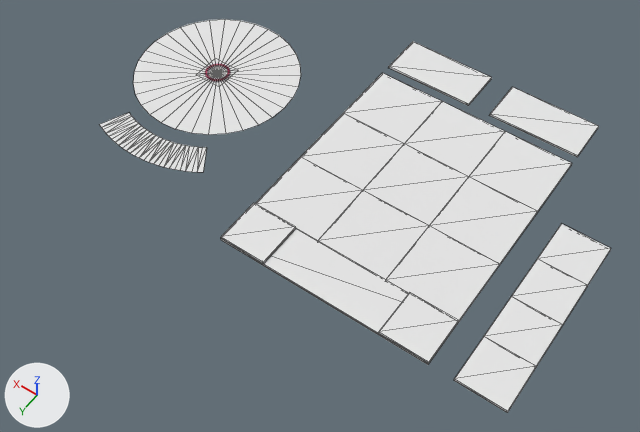
The glTF model assets/models/menu/palette.gltf as it was, and as the next commit left it.
The view is the same before and after, from a camera (50 mm lens) standing at (-0.333, 0.34, 0.443) and looking at (-0.118, 0.039, -0.029). Lighting does not change. The marker at lower left points along +X, +Y and +Z. Mesh edges are drawn as thin lines. Where no turn or scale is listed for an object, it has been applied to the vertices.

Names of what the first picture shows: 'button1', 'button2', 'button3', 'button4', 'button5', 'button6', 'button7', 'button8', 'button9', 'description', 'hue', 'run'.
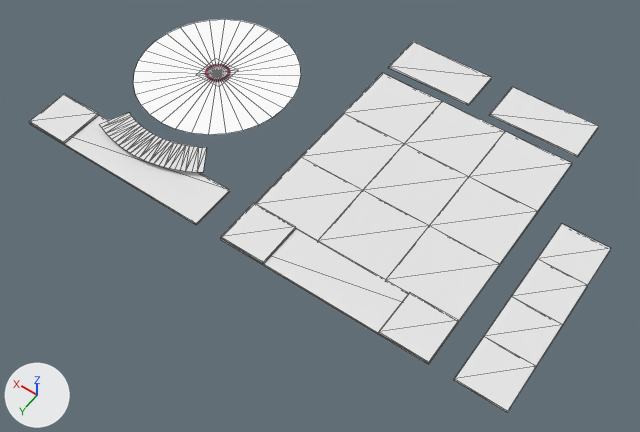
Where the newer file only moved an object's origin or applied its transform, the numbers keep the older frame.

Boxes [x1, y1, x2, y2] around the edits, measured in the pictures (640 x 432 px):
'hue', recoloured: [133, 19, 301, 135] in both
'search-panel', added: after [30, 115, 230, 225]
'search-button', added: after [29, 94, 99, 144]

Edits to the bpy script that builds the scene:
```text
Add mat_none_color_0:
    mat_none_color_0 = bpy.data.materials.new('None_COLOR_0')
    mat_none_color_0.use_nodes = True; mat_none_color_0.node_tree.nodes.clear()
    _N = mat_none_color_0.node_tree.nodes; _L = mat_none_color_0.node_tree.links
    n0 = _N.new('ShaderNodeBsdfPrincipled'); n0.name = 'Principled BSDF'
    n0.inputs[2].default_value = 1.0  # 'Roughness'
    n1 = _N.new('ShaderNodeOutputMaterial'); n1.name = 'Material Output'
    n2 = _N.new('ShaderNodeVertexColor'); n2.name = 'Color Attribute'
    _L.new(n0.outputs[0], n1.inputs[0])  # 'BSDF' to 'Surface'
    _L.new(n2.outputs[0], n0.inputs[0])  # 'Color' to 'Base Color'
Add mat_none_008:
    mat_none_008 = principled_material('None.008')
    mat_none_008.base_color = (0.8, 0.8, 0.8)  # white #e7e7e7
    mat_none_008.roughness = 1.0
Change me_hue:
    where me_hue.from_pydata(...)  # 33 vertices, 32 faces; spans x -0.0595..0.0595, y -0.0595..0.0595, z 0.0071
    remove me_hue.materials.append(mat_none_001)
    add me_hue.materials.append(mat_none_color_0)
Add me_search_button:
    me_search_button.from_pydata(...)  # a box spanning x -0.125..-0.0917, y 0.075..0.1083, z 0.0008..0.0025
    me_search_button.materials.append(mat_none_008)  # white #e7e7e7
Add me_search_panel:
    me_search_panel.from_pydata(...)  # a box spanning x -0.242..-0.092, y 0.075..0.108, z -0.001..0.001
    me_search_panel.materials.append(mat_none_007)  # white #e7e7e7
Add ob_search_button:
    ob_search_button = bpy.data.objects.new('search-button', me_search_button)
    ob_search_button.location = (0.17, 0.0, 0.0)
Add ob_search_panel:
    ob_search_panel = bpy.data.objects.new('search-panel', me_search_panel)
    ob_search_panel.location = (0.17, 0.0, 0.0)
```
